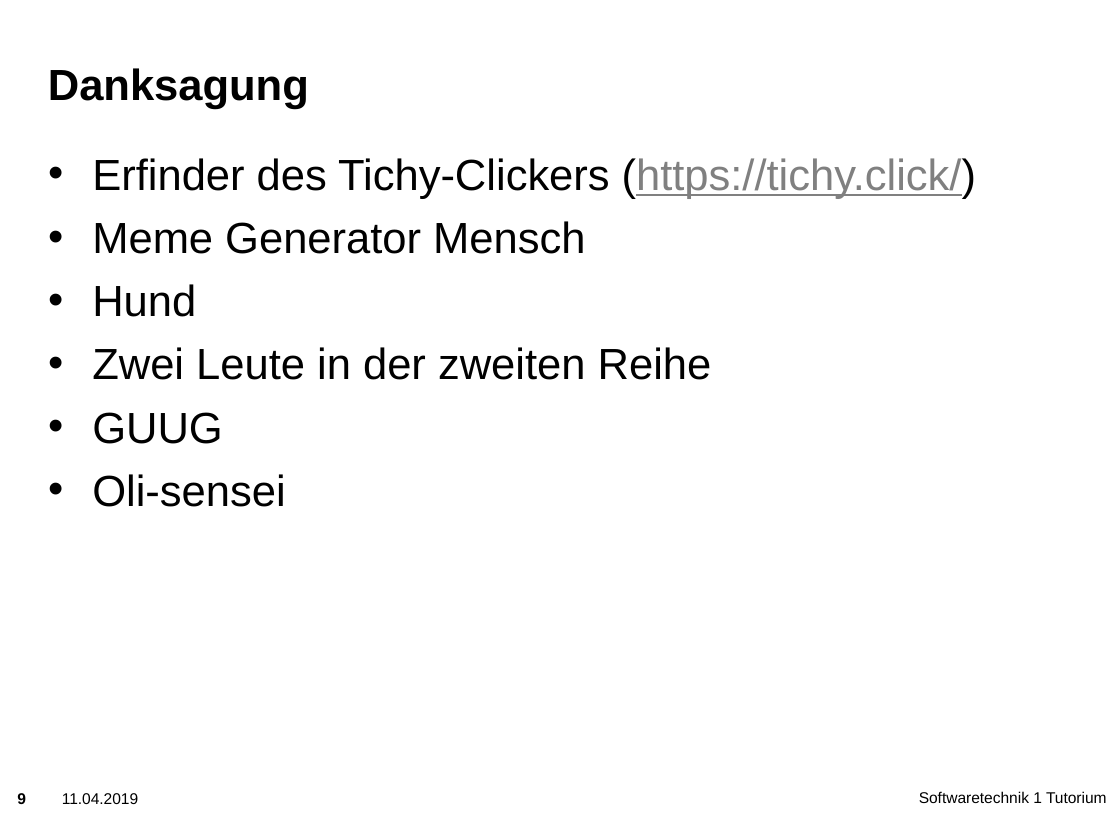
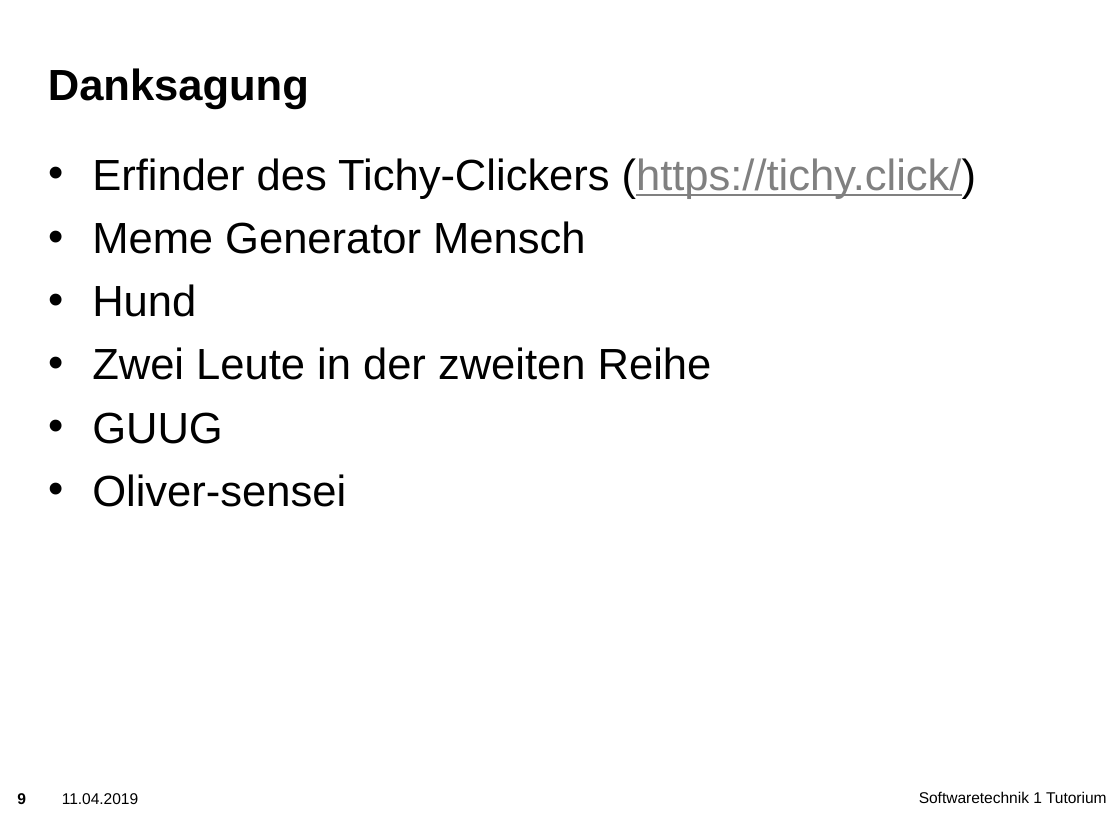
Before and after one commit to zyxsachin/embeddedRust, a slide deck: slide 9 of presentation.pptx. Drawn at 1120x840 pixels with LibreOffice and Linux fonts; fonts in the diff are those of the drawing; background and template pictures are left out. Boxes give left, top, right and bottom in pixels: in the first picture for what was removed or moved away, otherwise in the second. Text is boxed around its words. In the diff, an @@ line names an element or a change of style, - is before the commit and + after.

```diff
--- a/presentation.pptx
+++ b/presentation.pptx
@@ text at bbox=[92, 474, 346, 507]: text changed @@
-• Oli-sensei
+• Oliver-sensei
```
Also in this commit, not shown: 1 other slide changed.
